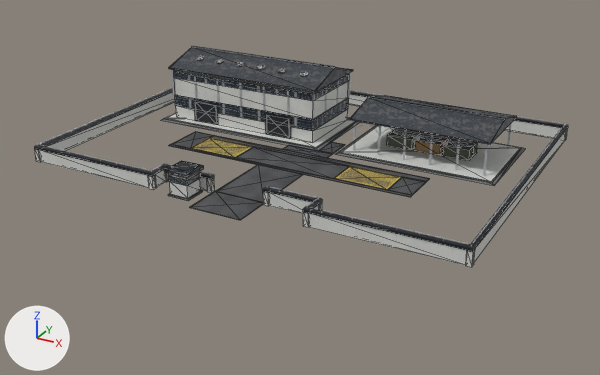
Two versions of the glTF model Models/barracks.glb, one commit apart.
Before and after are seen from a camera (50 mm lens) standing at (81.7, -153.3, 66.9) and looking at (0.6, -5.9, -6.8). The lights are fixed; the arrows at lower left show +X, +Y and +Z. The picture after the commit comes second. Mesh edges are drawn as thin lines on the coarser meshes. Vertices at exactly the same position are counted once.

Before the edit, the objects in view are built like this:
```python
me_brk_l1_asphalt_010 = bpy.data.meshes.new('BRK_L1_Asphalt.010')
me_brk_l1_asphalt_010.from_pydata(...)  # 66 vertices, 108 faces; spans x -29.2..29.2, y -37.9..6.5, z 0.0..0.1
me_brk_l1_asphalt_010.materials.append(mat_mat_no_asphalt)  # picture img_tex_no_asphalt
me_brk_l1_concdark_007 = bpy.data.meshes.new('BRK_L1_ConcDark.007')
me_brk_l1_concdark_007.from_pydata(...)  # 24 vertices, 36 faces; spans x -41.9..41.9, y -35.5..23.9, z 0.0..0.4
me_brk_l1_concdark_007.materials.append(mat_mat_no_concrete_dark)  # picture img_tex_no_concrete_dark
me_brk_l1_milolive_010 = bpy.data.meshes.new('BRK_L1_MilOlive.010')
me_brk_l1_milolive_010.from_pydata(...)  # a box spanning x 14.5..20.4, y 9.3..11.7, z 0.6..3.0; a box spanning x 27.6..33.5, y 9.3..11.7, z 0.6..3.0; a box spanning x 14.5..20.4, y 12.3..14.7, z 0.6..3.0; a box spanning x 27.6..33.5, y 12.3..14.7, z 0.6..3.0
me_brk_l1_milolive_010.materials.append(mat_mat_no_mil_olive)  # picture img_tex_no_mil_olive
ob_brk_l1_asphalt = bpy.data.objects.new('BRK_L1_Asphalt', me_brk_l1_asphalt_010)
ob_brk_l1_asphalt.location = (0.0, 0.0, 0.0)
ob_brk_l1_concdark = bpy.data.objects.new('BRK_L1_ConcDark', me_brk_l1_concdark_007)
ob_brk_l1_concdark.location = (0.0, 0.0, 0.0)
ob_brk_l1_milolive = bpy.data.objects.new('BRK_L1_MilOlive', me_brk_l1_milolive_010)
ob_brk_l1_milolive.location = (0.0, 0.0, 0.0)
# also in view: 'BRK_L1_ConcLight' at (0.0, -0.4, 6.1); 'BRK_L1_DoorCorr' at (-20.0, 2.9, 2.9); 'BRK_L1_SteelTruss' at (0.0, 0.0, 6.6); 'BRK_L1_RoofCorr' at (-0.1, -7.0, 10.4); 'BRK_L1_SteelDark' at (0.0, -0.2, 8.3)
```
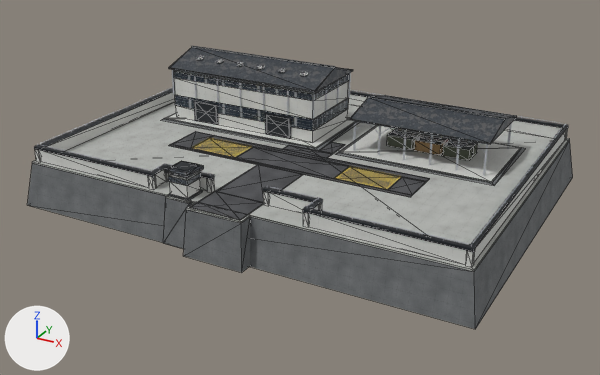
What differs and where, as boxes [x1, y1, x2, y2] in the pictures (600 x 375 px):
'BRK_L1_ConcDark', reshaped (50% wider, 152% taller)
    before: [161, 118, 525, 201]
    after: [27, 118, 573, 329]
'BRK_L1_ConcMid', added
    after: [32, 102, 570, 272]
part 1 of me_brk_l1_concdark_007, added
    after: [27, 140, 573, 329]
part 2 of me_brk_l1_concdark_007, added
    after: [163, 198, 250, 272]

The edits, one by one:
Picture 'tex_no_concrete_mid' (img_tex_no_concrete_mid) is new.
Material 'Mat_NO_Concrete_Mid' (mat_mat_no_concrete_mid) is new.
Its texture is img_tex_no_concrete_mid.
Its roughness is 0.88.
me_brk_l1_concdark_007 is used by ob_brk_l1_concdark; location (0.0, 0.0, 0.0).
me_brk_l1_concdark_007 had 24 vertices, 36 faces and spanned x -41.9..41.9, y -35.5..23.9, z 0.0..0.4.
me_brk_l1_concdark_007 now has 48 vertices, 72 faces and spans x -50.8..50.8, y -39.5..36.8, z -10.0..0.4.
Part 1, on me_brk_l1_concdark_007:
8 vertices are added at x -50.8..50.8, y -36.8..36.8, z -10.0..-0.3.
12 new faces join them.
Part 2, on me_brk_l1_concdark_007:
16 vertices are added at x -13.4..6.7, y -39.5..-35.2, z -9.9..-0.3.
24 new faces join them.
Mesh me_brk_l1_concmid_001 is new.
It consists of a box spanning x -49.2..49.2, y -35.2..35.2, z -0.4..0.0; a box spanning x -12.9..-7.3, y -35.9..-35.2, z -0.4..0.0; a box spanning x -6.2..6.2, y -38.4..-35.2, z -0.4..0.0.
It uses material mat_mat_no_concrete_mid (picture img_tex_no_concrete_mid).
Object 'BRK_L1_ConcMid' (ob_brk_l1_concmid) is new; it shows me_brk_l1_concmid_001.
Its location is (0.0, 0.0, 0.0).
